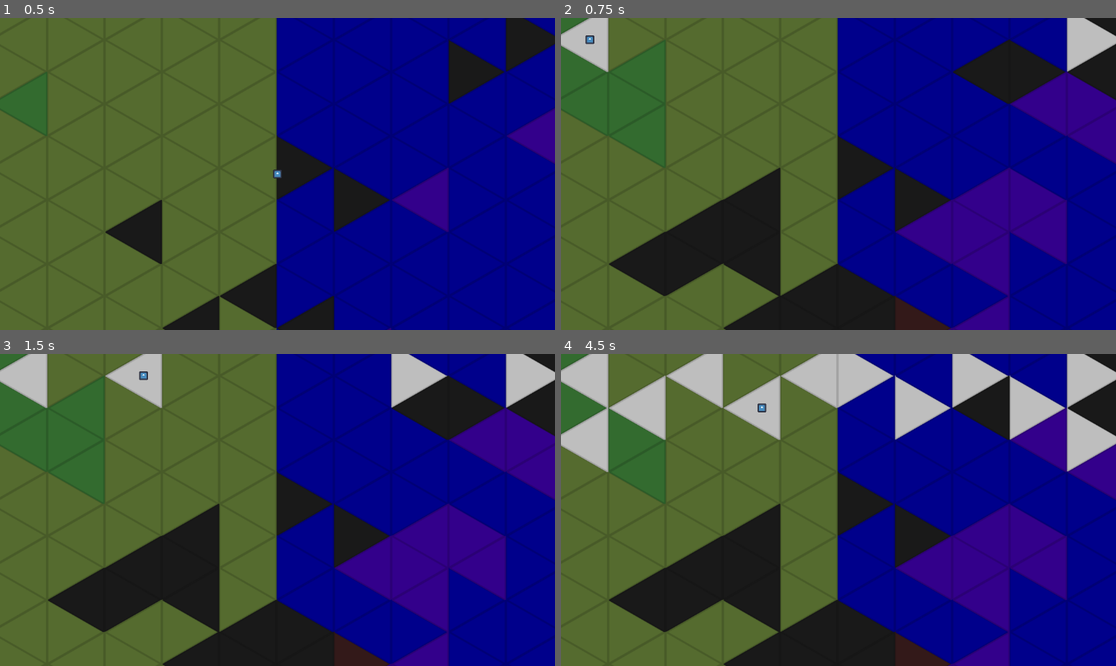
Above: before the commit, frames 1-4 (two rows, left to right).
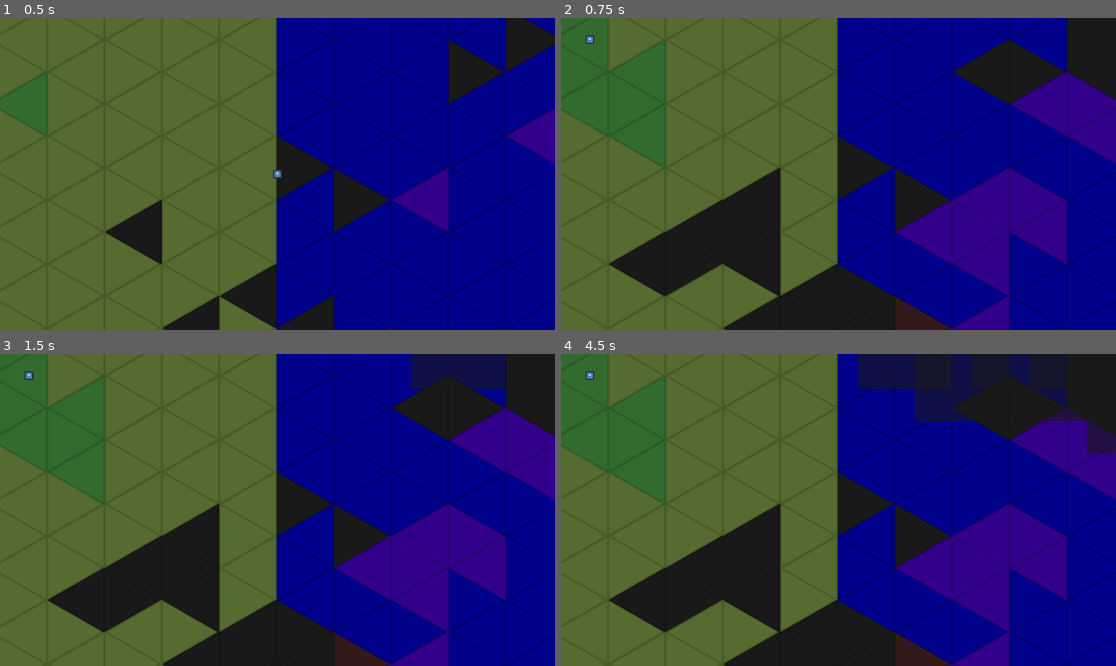
Above: after the commit, the same moments.

Repository: arrowira/microjam57
Game: Godot game, scene res://scenes/main.tscn
The game is run twice, just before and just after one commit, with the same random seed, the same clock (stepped at 60 frames per second) and the same inputs. The engine's default icon, where the game draws it, is replaced by a stand-in: a white triangle on a blue panel in a dark square.
Inputs (mouse positions are in pixels of both pictures, inside the frame that each line leads up to):
- Up to frame 1 (0.5 s): no input
- Up to frame 2 (0.75 s): tap Enter at 0.5 s; move the mouse to (1088, 39) at 0.52 s; click (1088, 39) at 0.6 s
- Up to frame 3 (1.5 s): tap Space at 1.25 s; move the mouse to (410, 375) at 1.27 s; click (410, 375) at 1.35 s
- Up to frame 4 (4.5 s): tap Enter at 2, 3.5 s; move the mouse to (1027, 407) at 2.02 s; click (1027, 407) at 2.1 s; tap Space at 2.75, 4.25 s; move the mouse to (1088, 441) at 2.77 s; click (1088, 441) at 2.85 s; move the mouse to (855, 375) at 3.52 s; click (855, 375) at 3.6 s; move the mouse to (916, 407) at 4.27 s; click (916, 407) at 4.35 s

Frame 1 is identical in both runs. In frame 2, 2.0% of the frame differs, in the area x 0-100%, y 0-18%; in frame 3, 5.4%; in frame 4, 16%, in the area x 0-100%, y 0-38%.

Commit message:
simple build menus

Diff:
--- a/colonysim-micro-jam/scenes/main.tscn
+++ b/colonysim-micro-jam/scenes/main.tscn
@@ -1,6 +1,7 @@
-[gd_scene load_steps=5 format=3 uid="uid://do2y2rxcevt50"]
+[gd_scene load_steps=6 format=3 uid="uid://do2y2rxcevt50"]
 
 [ext_resource type="PackedScene" uid="uid://boxtb7fd348qt" path="res://scenes/tilegroup.tscn" id="1_0wfyh"]
+[ext_resource type="Script" uid="uid://coqpyfbjlvgwh" path="res://scripts/main.gd" id="1_jyhfs"]
 [ext_resource type="Script" uid="uid://carv07d8dyemw" path="res://scripts/camera.gd" id="2_0wfyh"]
 [ext_resource type="PackedScene" uid="uid://dy0bdojpmvwjh" path="res://scenes/mousemirror.tscn" id="3_sugp2"]
 
@@ -9,6 +10,7 @@
 height = 1015.0
 
 [node name="main" type="Node2D"]
+script = ExtResource("1_jyhfs")
 
 [node name="tileGroup" parent="." instance=ExtResource("1_0wfyh")]
 position = Vector2(-1983, -3248)
@@ -22,6 +24,7 @@
 [node name="Area2D" type="Area2D" parent="CanvasLayer"]
 
 [node name="CollisionShape2D" type="CollisionShape2D" parent="CanvasLayer/Area2D"]
+z_index = 10
 position = Vector2(577.5, 320)
 rotation = 1.5707964
 shape = SubResource("CapsuleShape2D_0wfyh")
--- a/colonysim-micro-jam/scenes/tile.tscn
+++ b/colonysim-micro-jam/scenes/tile.tscn
@@ -29,7 +29,28 @@
 one_shot = true
 autostart = true
 
+[node name="BuildMenu" type="Control" parent="."]
+visible = false
+z_index = 8
+layout_mode = 3
+anchors_preset = 0
+offset_right = 40.0
+offset_bottom = 40.0
+
+[node name="Panel" type="Panel" parent="BuildMenu"]
+layout_mode = 0
+offset_top = -296.0
+offset_right = 279.0
+offset_bottom = 40.0
+
+[node name="factoryB" type="Button" parent="BuildMenu/Panel"]
+layout_mode = 0
+offset_right = 279.0
+offset_bottom = 89.0
+text = "Factory"
+
 [connection signal="mouse_entered" from="clickbox" to="." method="_on_clickbox_mouse_entered"]
 [connection signal="mouse_exited" from="clickbox" to="." method="_on_clickbox_mouse_exited"]
 [connection signal="area_entered" from="area" to="." method="_on_area_area_entered"]
 [connection signal="timeout" from="Timer" to="." method="_on_timer_timeout"]
+[connection signal="button_down" from="BuildMenu/Panel/factoryB" to="." method="_on_factory_b_button_down"]
--- a/colonysim-micro-jam/scripts/camera.gd
+++ b/colonysim-micro-jam/scripts/camera.gd
@@ -9,6 +9,6 @@
 	flying = false
 
 func _physics_process(delta: float) -> void:
-	if flying:
+	if flying and !get_parent().building:
 		var dir = (get_local_mouse_position()-Vector2.ZERO).normalized()
 		position+=10*dir
--- /dev/null
+++ b/colonysim-micro-jam/scripts/main.gd
@@ -0,0 +1,11 @@
+extends Node2D
+
+var building = false
+# Called when the node enters the scene tree for the first time.
+func _ready() -> void:
+	pass # Replace with function body.
+
+
+# Called every frame. 'delta' is the elapsed time since the previous frame.
+func _process(delta: float) -> void:
+	pass
--- a/colonysim-micro-jam/scripts/mousemirror.gd
+++ b/colonysim-micro-jam/scripts/mousemirror.gd
@@ -4,4 +4,5 @@
 
 # Called every frame. 'delta' is the elapsed time since the previous frame.
 func _process(delta: float) -> void:
-	position = Vector2(-get_global_mouse_position().x,get_global_mouse_position().y)
+	if !get_parent().building:
+		position = Vector2(-get_global_mouse_position().x,get_global_mouse_position().y)
--- a/colonysim-micro-jam/scripts/tile.gd
+++ b/colonysim-micro-jam/scripts/tile.gd
@@ -2,8 +2,12 @@
 
 var inMouse = false
 var id = 0
+var building = false
+var flipped = false
 # Called when the node enters the scene tree for the first time.
 func _ready() -> void:
+	if flipped:
+		$BuildMenu.rotation=PI
 	id = randi_range(0,20)
 	if position.x > 2000:
 		$EquilateralTriangle.modulate = Color.DARK_BLUE
@@ -20,14 +24,28 @@
 		$EquilateralTriangle.modulate = Color.WHITE * 0.1
 		$EquilateralTriangle.modulate.a = 1
 
+func construction(id, sprite):
+	if sprite == 0:
+		sprite = $EquilateralTriangle
+	#factory
+	if id == 0:
+		for area in get_parent().get_parent().get_node("mousemirror").get_node("mouse").get_overlapping_areas():
+			if area.name == "clickbox":
+				area.get_parent().get_node("EquilateralTriangle").modulate = Color.GRAY
+		sprite.modulate = Color.GRAY
+
+	$BuildMenu.visible = false
+	get_parent().get_parent().building = false
+
+func build():
+	$BuildMenu.visible=true
+	building = true
+	get_parent().get_parent().building = true
 
 # Called every frame. 'delta' is the elapsed time since the previous frame.
 func _process(delta: float) -> void:
 	if Input.is_action_just_pressed("click") and inMouse:
-		$EquilateralTriangle.modulate = Color.GRAY
-		for area in get_parent().get_parent().get_node("mousemirror").get_node("mouse").get_overlapping_areas():
-			if area.name == "clickbox":
-				area.get_parent().get_node("EquilateralTriangle").modulate = Color.GRAY
+		build()
 
 
 func _on_clickbox_mouse_entered() -> void:
@@ -50,3 +68,8 @@
 					if randf()<0.05:
 						id = 2
 				idUpdate()
+
+
+func _on_factory_b_button_down() -> void:
+	building=false
+	construction(0,0)
--- a/colonysim-micro-jam/scripts/tileSpawner.gd
+++ b/colonysim-micro-jam/scripts/tileSpawner.gd
@@ -20,4 +20,5 @@
 			newTile.position.x = 170*col + 50
 			newTile.position.y = 95*col + 190*row + 95
 			newTile.rotation = PI
+			newTile.flipped = true
 			add_child(newTile)
Not shown, added: colonysim-micro-jam/scripts/main.gd.uid
